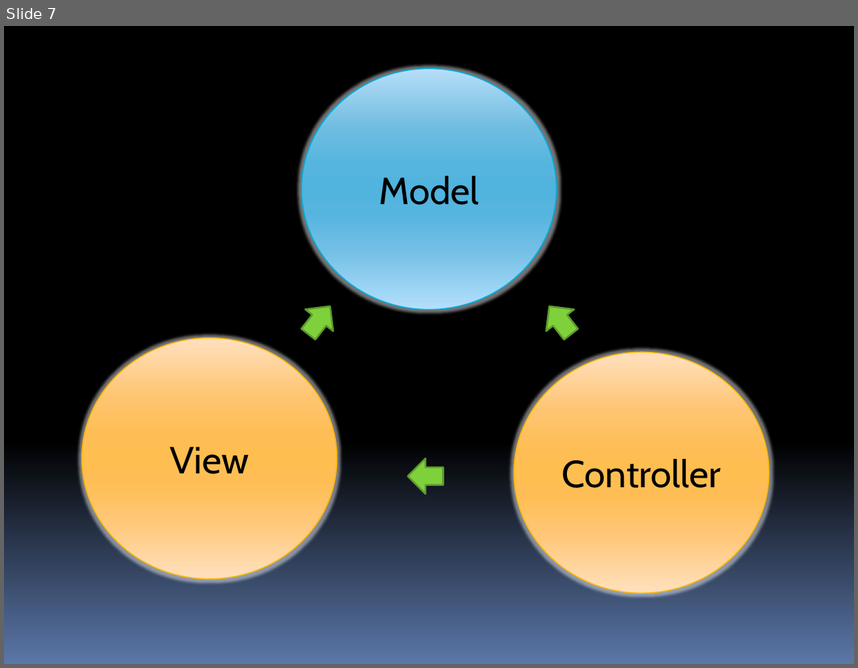
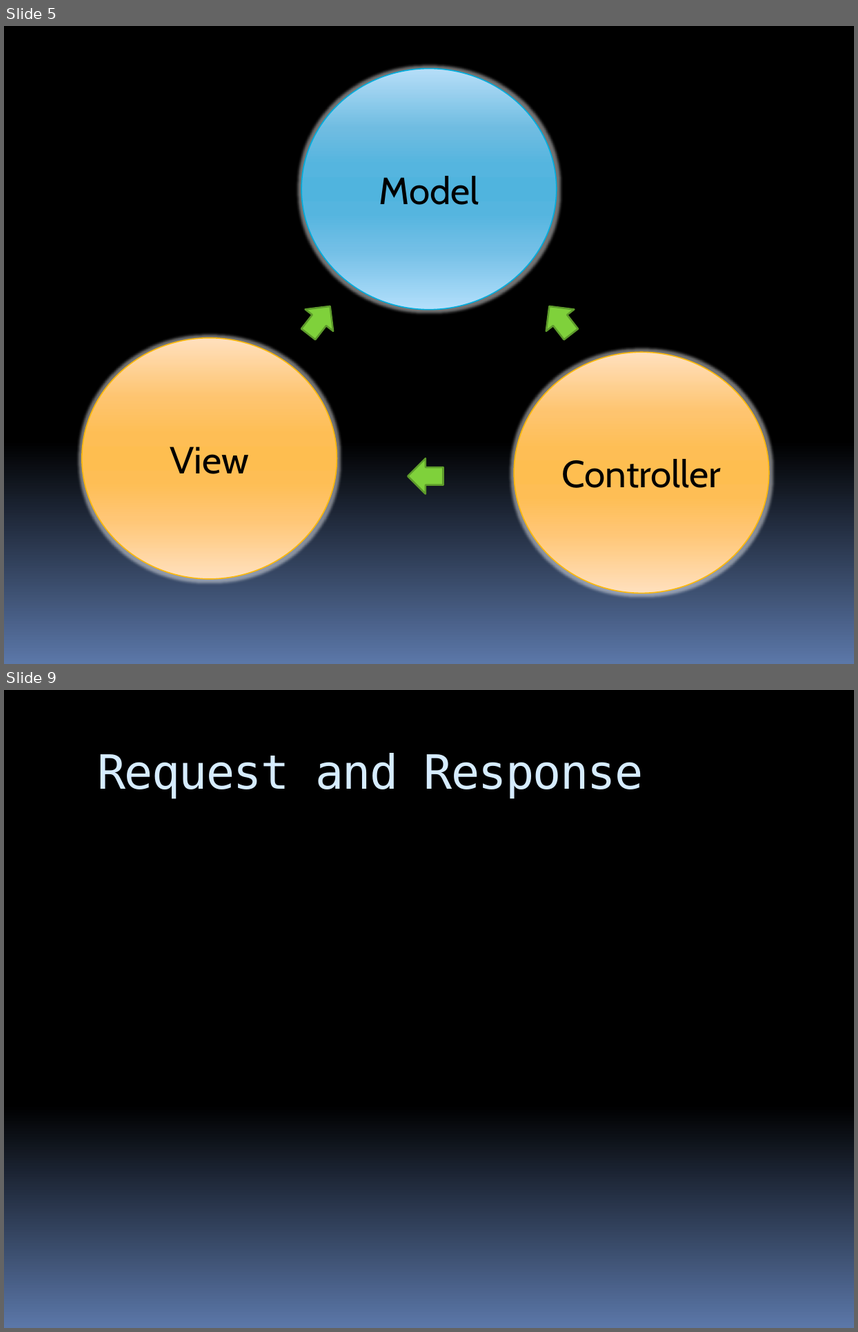
Before and after one commit to stevenharman/codeincubator, a slide deck: Samples/Getting-Started-With-MVC/Getting Started with MVC.pptx. Shown one above the other, each under a label of ours: slide 7 before the commit, slides 5 and 9 after it; the slides between them are not shown. The pictures are 858x668 and 858x1332 pixels, drawn with LibreOffice and Linux fonts; fonts in the diff are those of the drawing. Boxes give left, top, right and bottom in pixels: in the first picture for what was removed or moved away, otherwise in the second. Text is boxed around its words. In the diff, an @@ line names an element or a change of style, - is before the commit and + after.

```diff
--- a/Samples/Getting-Started-With-MVC/Getting Started with MVC.pptx
+++ b/Samples/Getting-Started-With-MVC/Getting Started with MVC.pptx
@@ slide 9 added at (4,690,854,1328), background gradient #000000 to #5B77A8 @@
@@ title added at (97,753,643,799), 40 pt, text #D6ECFF @@
+Request and Response
@@ what was slide 7 is now slide 5 @@
```
Also in this commit, not shown: 3 slides changed, 6 other slides added, 2 slides removed, 3 other files.
